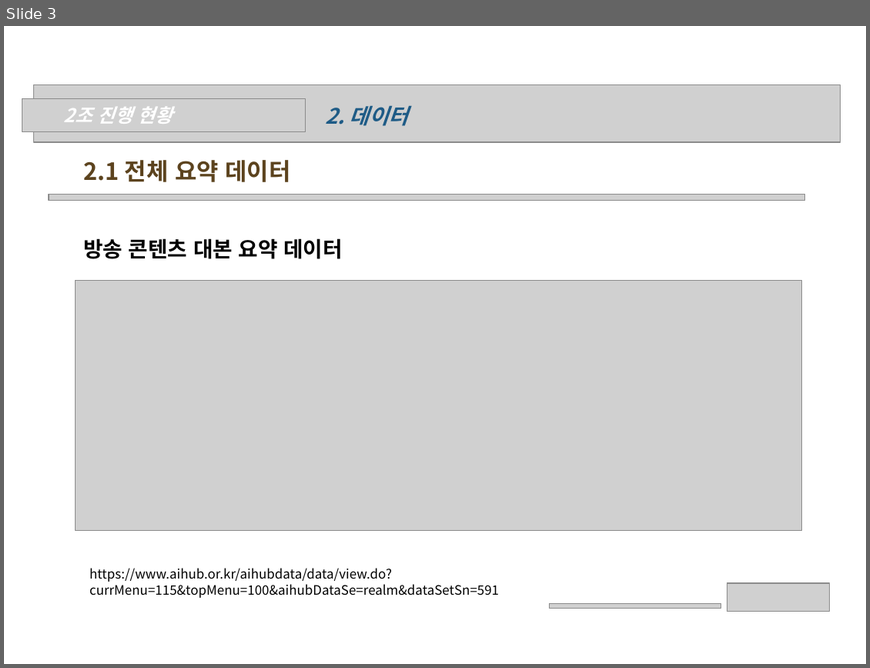
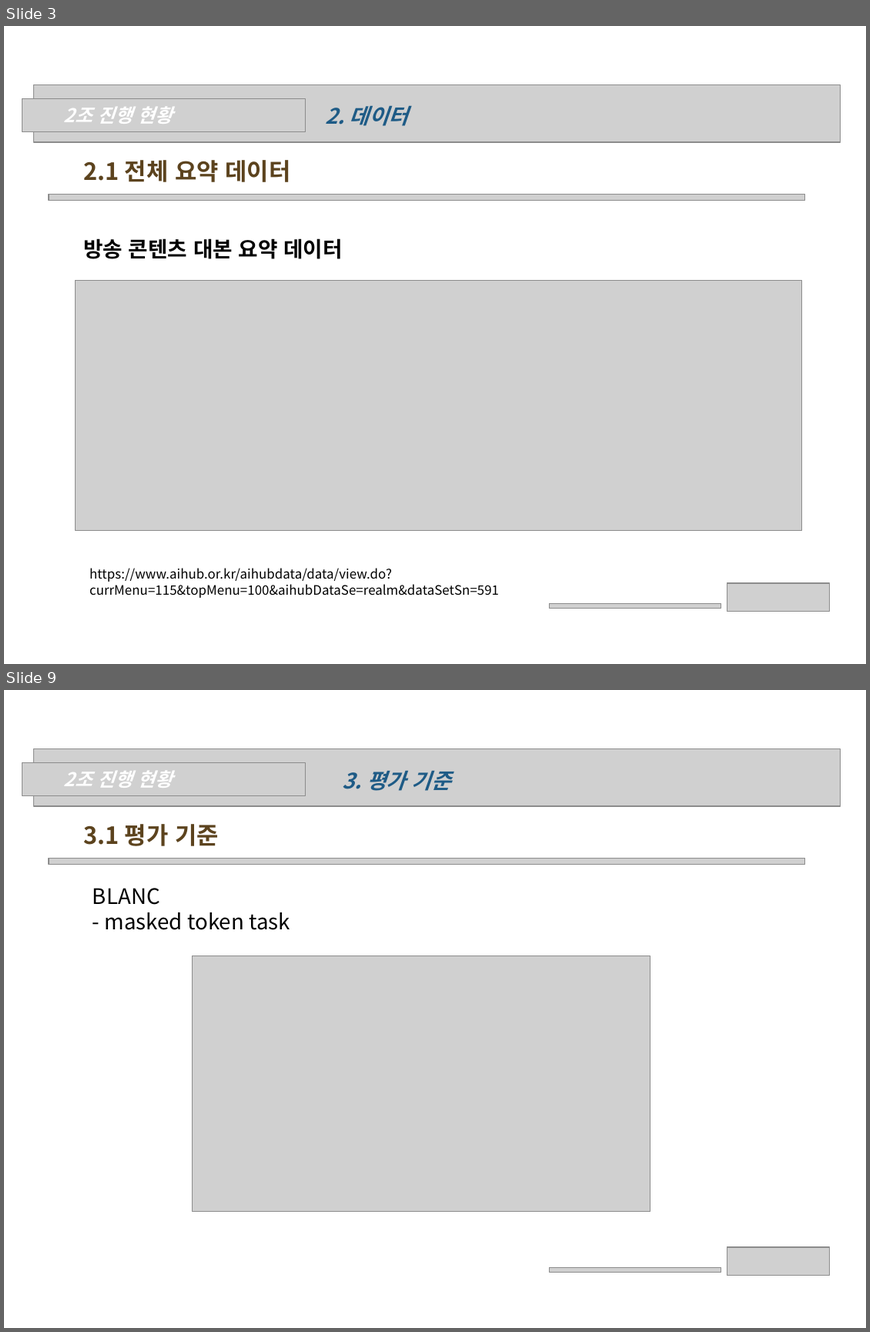
Before and after one commit to wonchul98/audio-to-summary, a slide deck: ppt/0609_2조_나현희_신원철.pptx. Shown one above the other, each under a label of ours: slide 3 before the commit, slides 3 and 9 after it; the slides between them are not shown. The pictures are 870x668 and 870x1332 pixels, drawn with LibreOffice and Linux fonts; fonts in the diff are those of the drawing; grey boxes stand for pictures; background and template pictures are left out. Boxes give left, top, right and bottom in pixels: in the first picture for what was removed or moved away, otherwise in the second. Text is boxed around its words. In the diff, an @@ line names an element or a change of style, - is before the commit and + after.

```diff
--- a/ppt/0609_2조_나현희_신원철.pptx
+++ b/ppt/0609_2조_나현희_신원철.pptx
@@ slide 9 added at bbox=[4, 690, 866, 1328], background picture (left out) @@
@@ picture added at bbox=[34, 749, 841, 806] @@
@@ picture added at bbox=[22, 762, 305, 795] @@
@@ text added at bbox=[64, 771, 173, 788], 16 pt, text #FFFFFF, bold, italic @@
+2조 진행 현황
@@ text added at bbox=[343, 771, 451, 791], 18 pt, text #1E5B86, bold, italic @@
+3. 평가 기준
@@ text added at bbox=[84, 824, 219, 846], 20 pt, text #5C431E, bold @@
+3.1 평가 기준
@@ picture added at bbox=[49, 858, 805, 865] @@
@@ text added at bbox=[93, 888, 290, 930], 18 pt, text #000000 @@
+BLANC
+- masked token task
@@ picture added at bbox=[193, 956, 651, 1212] @@
@@ picture added at bbox=[727, 1247, 829, 1275] @@
@@ picture added at bbox=[550, 1268, 722, 1272] @@
```
Also in this commit, not shown: 6 slides changed, 3 other slides added, 1 other file.
